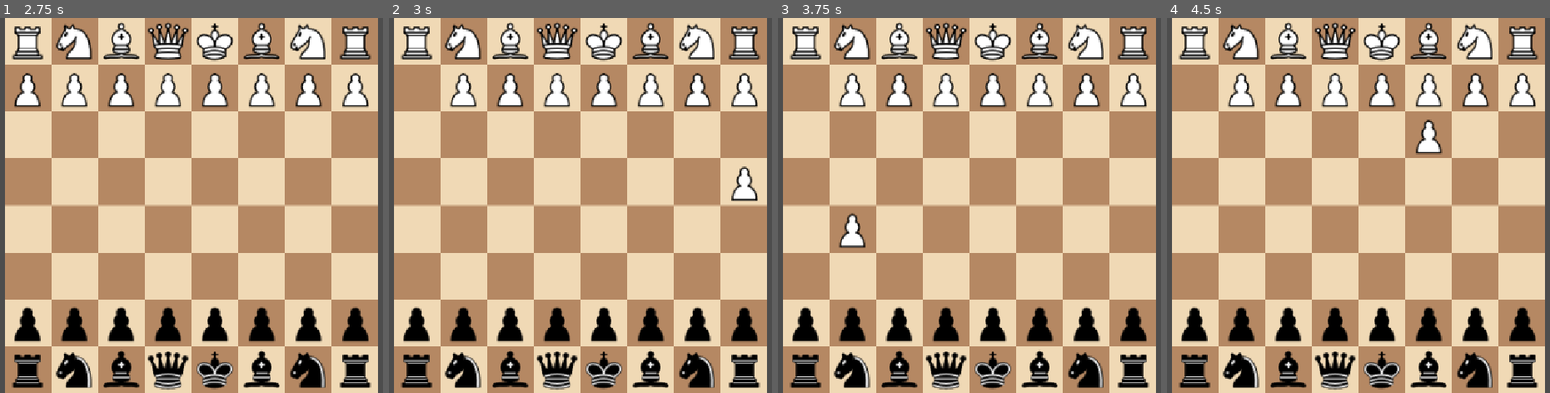
Above: before the commit, frames 1-4 (left to right).
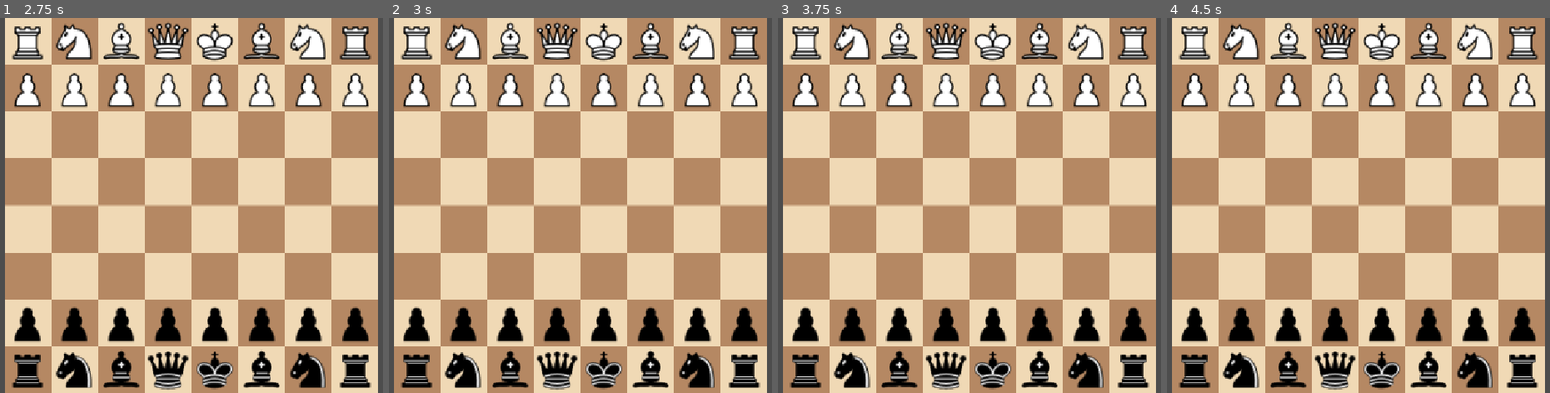
Above: after the commit, the same moments.

Repository: Australiaisfake7/Pozzo
Game: Godot game, scene res://Scenes/main.tscn
Two runs of this game, one before a commit and one after it. Both use one fixed random seed, a clock stepped at 60 frames per second and the inputs below.
Inputs (mouse positions are in pixels of both pictures, inside the frame that each line leads up to):
- Up to frame 1 (2.75 s): click (26, 89) at 0.52 s; click (26, 89) at 1.27 s; click (26, 89) at 2.02 s
- Up to frame 2 (3 s): tap Enter at 2.75 s; move the mouse to (726, 186) at 2.77 s
- Up to frame 3 (3.75 s): tap Space at 3.5 s; move the mouse to (835, 224) at 3.52 s
- Up to frame 4 (4.5 s): tap Enter at 4.25 s; move the mouse to (1423, 123) at 4.27 s

Frame 1 is identical in both runs. In frame 2, 0.9% of the frame differs, in the area x 3-97%, y 14-49%; in frame 3, 0.9%; in frame 4, 0.9%.

Commit message:
Added basic piece functionality

Diff:
--- a/Scripts/board.gd
+++ b/Scripts/board.gd
@@ -6,9 +6,6 @@
 var pieces : Array[Piece]
 
 var boards : PackedInt64Array = [65280, 66, 36, 129, 8, 16, 71776119061217280, 4755801206503243776, 2594073385365405696, 9295429630892703744, 576460752303423488, 1152921504606846976]
-
-func is_move_legal(move : Move) -> bool:
-	return true
 
 func board_pos_to_grid_pos(position : Vector2) -> int:
 	var tile_size : Vector2 = size / 8.0
@@ -34,7 +31,7 @@
 	piece.piece_type = piece_type
 
 func instantiate_pieces() -> void:
-	for i in range(12):
+	for i in boards.size():
 		for j in range(64):
 			if (boards[i] >> j) & 1 == 1:
 				instantiate_piece(textures[i], grid_pos_to_board_pos(j), i)
@@ -42,13 +39,14 @@
 func _ready() -> void:
 	await get_tree().process_frame
 	instantiate_pieces()
+	ChessEngine.load_rays()
 
 func _on_picked(position : Vector2, piece : Piece) -> void:
 	pass
 
 func _on_placed(position : Vector2, last_pos : Vector2, piece_type : int, piece : Piece) -> void:
 	var move : Move = Move.new(board_pos_to_grid_pos(last_pos), board_pos_to_grid_pos(position), piece_type)
-	if is_move_legal(move):
+	if ChessEngine.is_move_legal(move, boards):
 		piece.texture.position = grid_pos_to_board_pos(move.end_pos)
 	else:
 		piece.texture.position = grid_pos_to_board_pos(move.start_pos)
--- /dev/null
+++ b/Scripts/chess_engine.gd
@@ -0,0 +1,94 @@
+class_name ChessEngine
+
+static var rays : Array[Ray]
+enum RayType {RAY, KNIGHT, INVALID}
+
+class Ray:
+	var ray : int
+	var type : RayType
+
+	func _init(ray : int, type : RayType):
+		self.ray = ray
+		self.type = type
+
+
+static func load_rays() -> void:
+	var file : FileAccess = FileAccess.open("res://Resources/rays.dat", FileAccess.READ)
+	if file:
+		var data : Array = file.get_var()
+		rays.clear()
+		for entry in data:
+			rays.append(Ray.new(entry[0], entry[1] as RayType))
+	else:
+		push_error("Could not load rays.dat: " + str(FileAccess.get_open_error()))
+		return
+
+static func compute_ray(move : Move) -> Ray:
+	var ray : int = 0
+	var start_pos : Vector2i = Vector2i(move.start_pos % 8, move.start_pos / 8)
+	var end_pos : Vector2i = Vector2i(move.end_pos % 8, move.end_pos / 8)
+
+	var diff : Vector2i = start_pos - end_pos
+	if diff == Vector2i.ZERO: return Ray.new(0, RayType.INVALID)
+
+	if abs(diff.x) == abs(diff.y) || diff.x == 0 || diff.y == 0:
+		var length : int = max(abs(diff.x), abs(diff.y))
+		for i in range(length - 1):
+			var pos : Vector2i = end_pos + diff / length * (i + 1)
+			var grid_pos : int = pos.x + pos.y * 8
+			ray |= (1 << grid_pos)
+		return Ray.new(ray, RayType.RAY)
+	elif abs(diff.x) == 1 && abs(diff.y) == 2 || abs(diff.x) == 2 && abs(diff.y) == 1:
+		return Ray.new(ray, RayType.KNIGHT)
+	else:
+		return Ray.new(ray, RayType.INVALID)
+
+static func save_rays_in_file(path : String) -> void:
+	var rays : Array
+	rays.resize(4096)
+
+	for i in range(64):
+		for j in range(64):
+			var ray : Ray = compute_ray(Move.new(i, j, 0))
+			rays[i * 64 + j] = [ray.ray, ray.type]
+	var file : FileAccess = FileAccess.open(path, FileAccess.WRITE)
+	if file:
+		file.store_var(rays)
+		file.close()
+
+static func is_check(boards : PackedInt64Array) -> bool:
+	return false
+
+static func is_move_legal(move : Move, boards : PackedInt64Array) -> bool:
+	if move.start_pos == move.end_pos:
+		return false
+
+	var white_board : int = boards[0] | boards[1] | boards[2] | boards[3] | boards[4] | boards[5]
+	var black_board : int = boards[6] | boards[7] | boards[8] | boards[9] | boards[10] | boards[11]
+
+	if move.type <= 5 && white_board >> move.end_pos & 1 == 1 || move.type >= 6 && black_board >> move.end_pos & 1 == 1:
+		return false
+
+	var ray : Ray = rays[move.start_pos * 64 + move.end_pos]
+
+	if ray.type == RayType.INVALID:
+		return false
+	if ray.type == RayType.KNIGHT:
+		# Check if new board is legal
+		var new_boards : PackedInt64Array = boards
+		for i in range(12):
+			new_boards[i] &= ~(1 << move.end_pos)
+		new_boards[move.type] ^= (1 << move.start_pos | 1 << move.end_pos)
+		return !is_check(new_boards)
+	if ray.type == RayType.RAY:
+		# Check for blocking piece
+		if ray.ray & (white_board | black_board) != 0:
+			return false
+
+		# Check if new board is legal
+		var new_boards : PackedInt64Array = boards
+		for i in range(12):
+			new_boards[i] &= ~(1 << move.end_pos)
+		new_boards[move.type] ^ (1 << move.start_pos | 1 << move.end_pos)
+		return !is_check(new_boards)
+	return false
Binary file added: Resources/rays.dat
Not shown, added: Scripts/chess_engine.gd.uid
